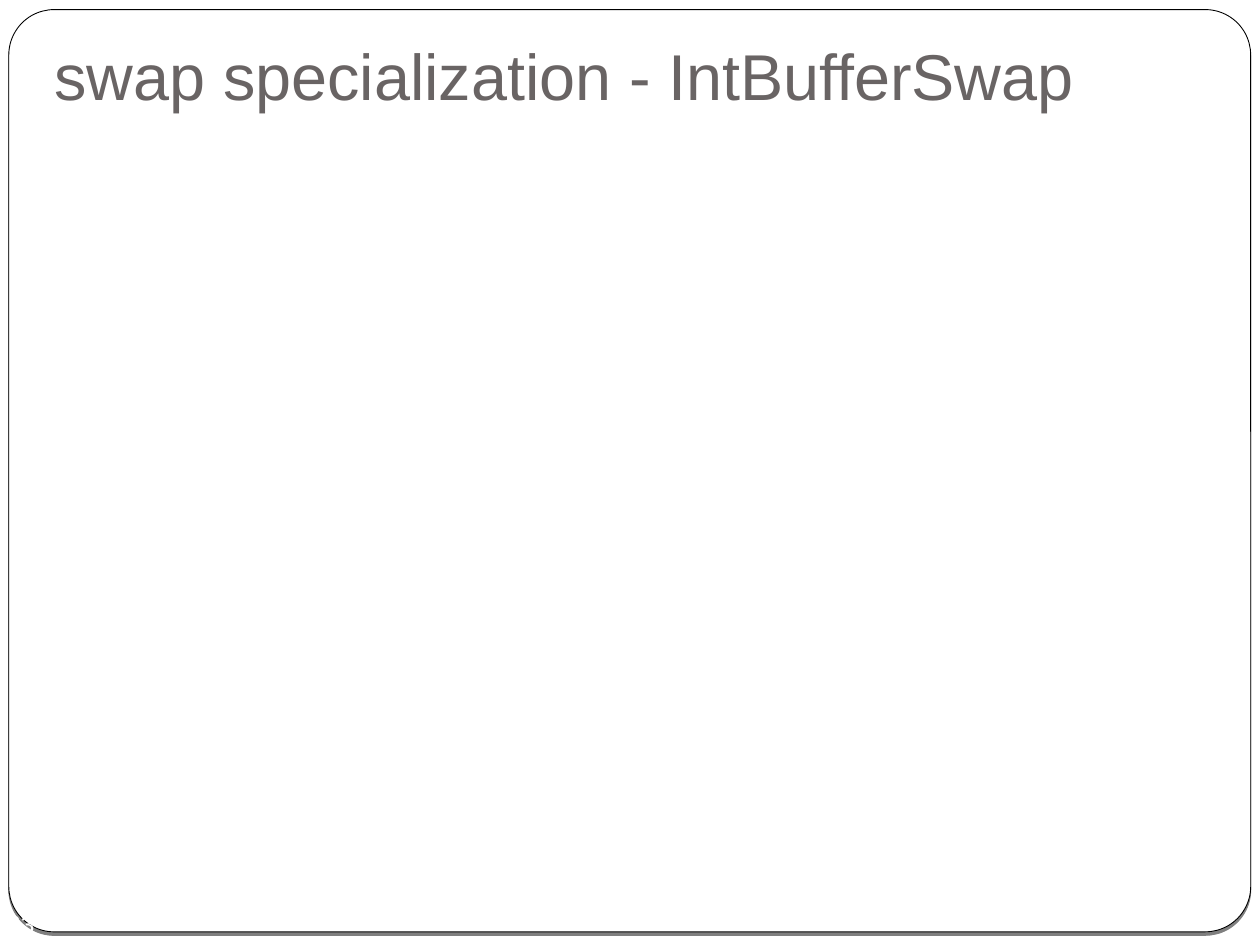
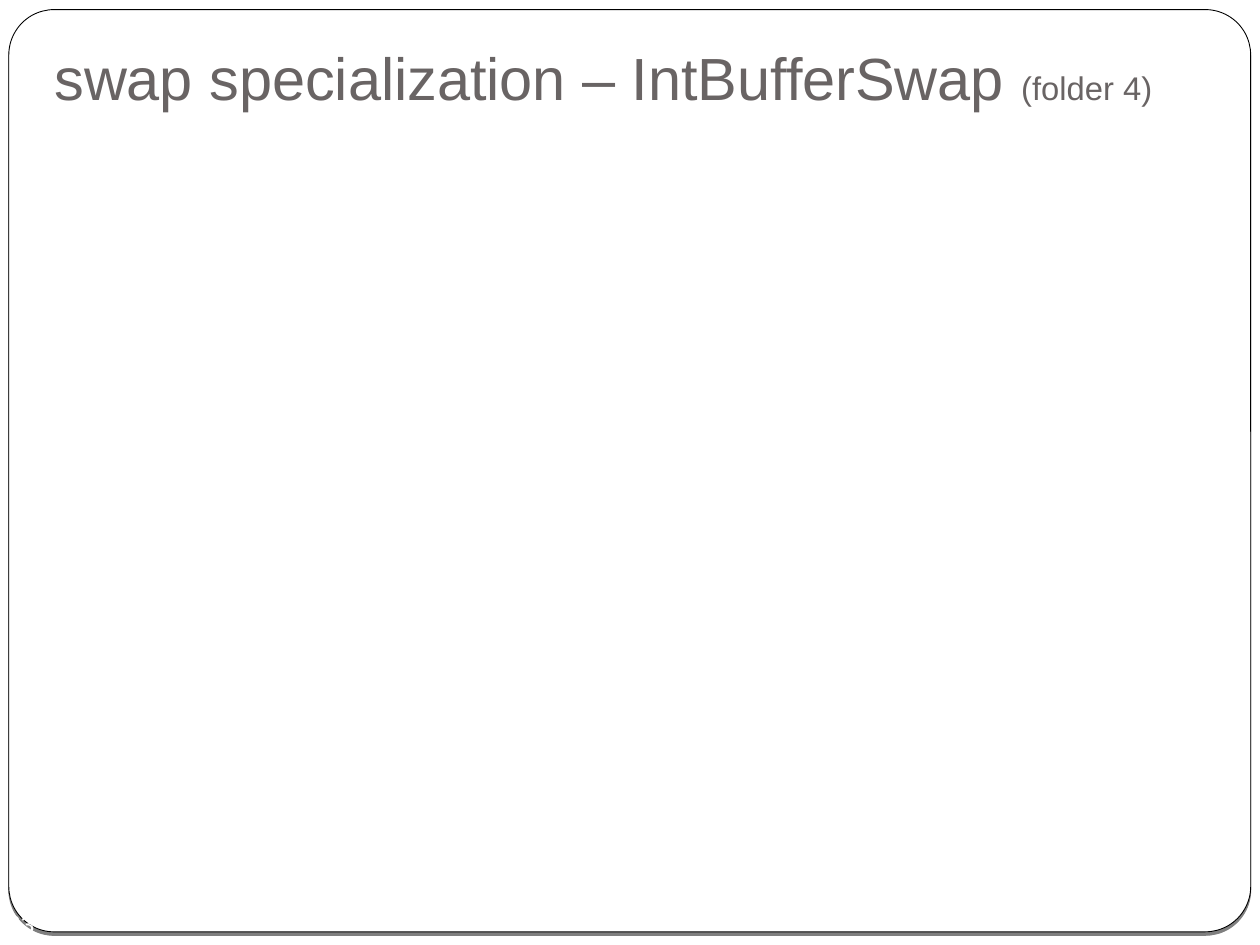
Before and after one commit to cpp-at-ariel/cpp-5778, a slide deck: slide 63 of week08-templates/slides.odp. Drawn at 1260x945 pixels with LibreOffice and Linux fonts; fonts in the diff are those of the drawing. Boxes give left, top, right and bottom in pixels: in the first picture for what was removed or moved away, otherwise in the second. Text is boxed around its words. In the diff, an @@ line names an element or a change of style, - is before the commit and + after.

```diff
--- a/week08-templates/slides.odp
+++ b/week08-templates/slides.odp
@@ title at bbox=[54, 57, 1152, 111]: text changed; size 37 to 34 pt @@
-swap specialization - IntBufferSwap
+swap specialization – IntBufferSwap (folder 4)
```
Also in this commit, not shown: 3 other slides changed, 1 other file.
